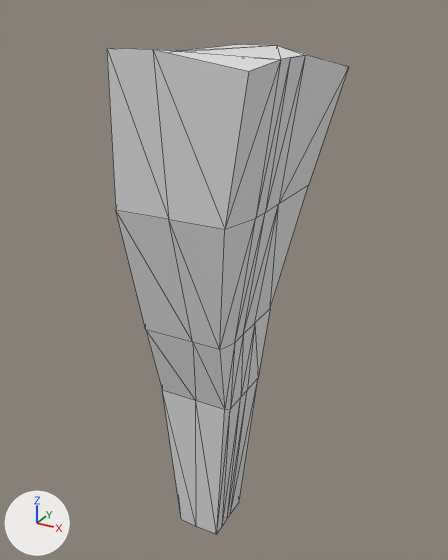
Two versions of the OBJ model Resources/PlayerModel/RightFoot.obj, one commit apart.
One viewpoint serves both versions: a 50 mm lens placed at (0.516, -1.392, 0.098), pointed at (-0.29, 0.072, -0.634). Every picture has the same lights, and +X, +Y and +Z are marked at lower left. Mesh edges are drawn as thin lines. Where no turn or scale is listed for an object, it has been applied to the vertices.

The older version as bpy lines, for what is in view:
```python
me_体_001 = bpy.data.meshes.new('体.001')
me_体_001.from_pydata(...)  # 63 vertices, 122 faces; spans x -0.42..-0.04, y -0.29..0.35, z -1.54..0.02
me_体_001.materials.append(mat_マテリアル_002)  # white #e7e7e7
ob_体_001 = bpy.data.objects.new('体.001', me_体_001)
ob_体_001.location = (0.0, 0.0, 0.0)
```
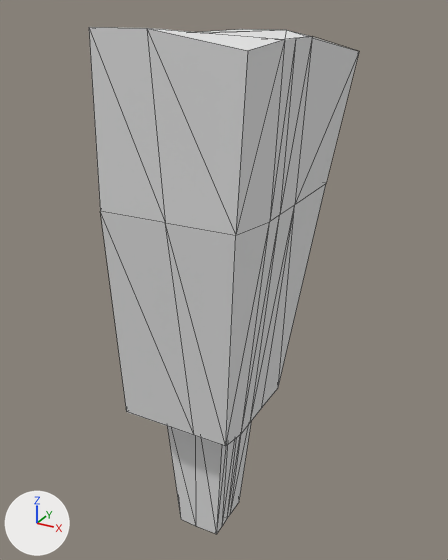
Pixel boxes (x1, y1, x2, y2) of what changed, in the pictures (448 x 560 px):
'体.003', added
    after: (89, 27, 359, 446)
'体.001', unchanged, covered by the edit
    before: (107, 44, 348, 534)
    after: (167, 422, 251, 534)

The change, as a list of edits to the scene's bpy script:
```text
Add mat_マテリアル_004:
    mat_マテリアル_004 = principled_material('マテリアル.004')
    mat_マテリアル_004.base_color = (0.8, 0.8, 0.8)  # white #e7e7e7
    mat_マテリアル_004.roughness = 1.0
Add me_体_003:
    me_体_003.from_pydata(...)  # 36 vertices, 58 faces; spans x -0.492..-0.027, y -0.32..0.392, z -1.034..0.061
    me_体_003.materials.append(mat_マテリアル_004)  # white #e7e7e7
Add ob_体_003:
    ob_体_003 = bpy.data.objects.new('体.003', me_体_003)
    ob_体_003.location = (0.0, 0.0, 0.0)
```
